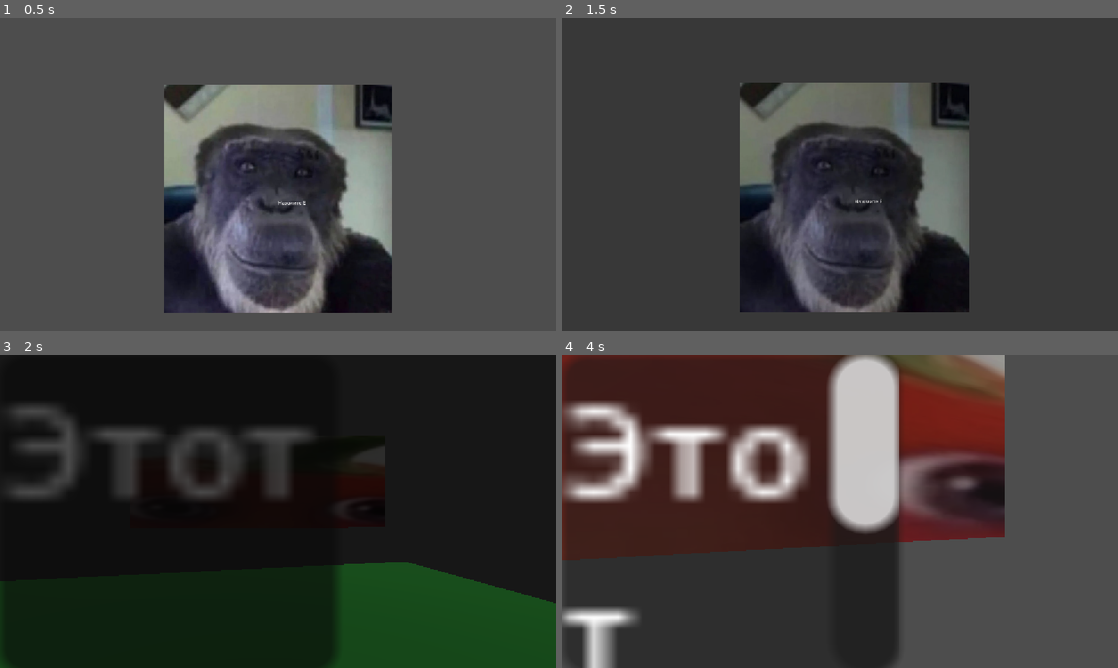
Above: before the commit, frames 1-4 (two rows, left to right).
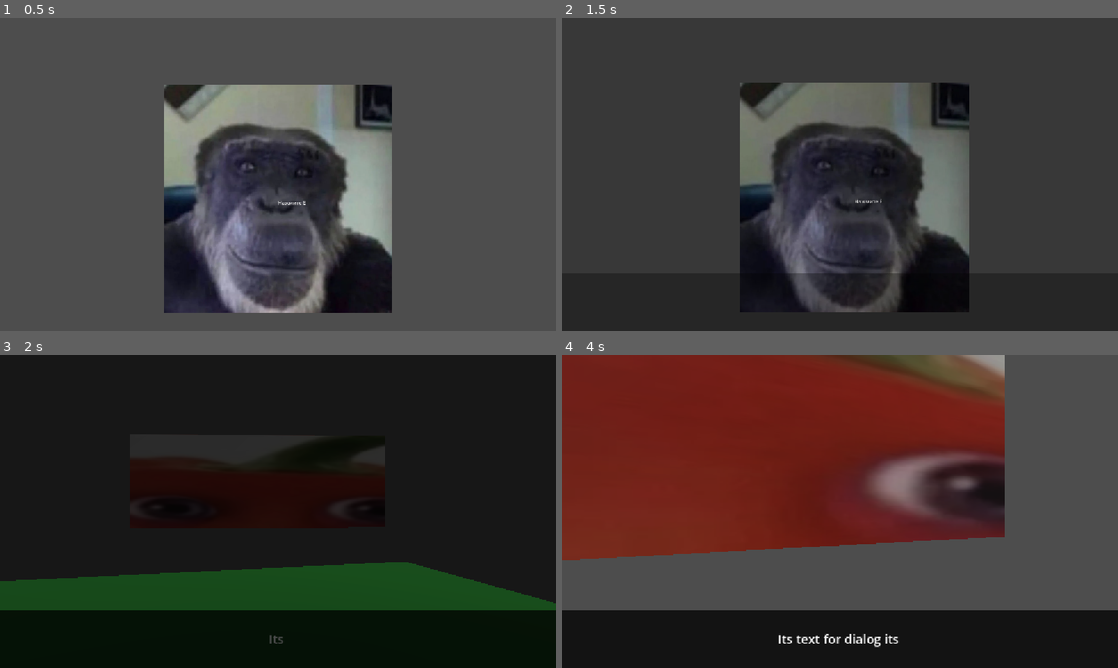
Above: after the commit, the same moments.

Repository: JustMan444/Game
Game: Godot game, scene res://scenes/будка_охраны.tscn
The game is run twice, just before and just after one commit, with the same random seed, the same clock (stepped at 60 frames per second) and the same inputs.
Inputs (mouse positions are in pixels of both pictures, inside the frame that each line leads up to):
- Up to frame 1 (0.5 s): no input
- Up to frame 2 (1.5 s): tap Enter (ui_accept) at 0.5 s; move the mouse to (962, 158) at 0.52 s; hold D (move_right) 0.53-1.28 s; hold F 0.53-1.28 s; tap E (interact) at 0.6 s; click (962, 158) at 0.67 s; tap Space (jump) at 0.77 s; move the mouse to (812, 174) at 1.27 s; hold W (move_forward) from 1.28 s (still down); tap F at 1.35 s; click (812, 174) at 1.42 s
- Up to frame 3 (2 s): keep holding W (move_forward); tap Space (jump) at 1.52 s; tap E (interact) at 1.55 s
- Up to frame 4 (4 s): keep holding W (move_forward); move the mouse to (851, 505) at 2.02 s; hold F 2.03-2.78 s; tap E (interact) at 2.1, 3.05 s; click (851, 505) at 2.17 s; move the mouse to (834, 517) at 2.77 s; tap F at 2.85 s; click (834, 517) at 2.92 s; tap Space (jump) at 3.02, 3.77 s; move the mouse to (878, 514) at 3.52 s; hold F from 3.53 s (still down); tap C at 3.6 s; click (878, 514) at 3.67 s

Frame 1 is identical in both runs. In frame 2, 1.1% of the frame differs, in the area x 41-61%, y 81-94%; in frame 3, 19%; in frame 4, 66%, in the area x 0-100%, y 0-100%.

Commit message:
БЛЯДИНА!
ЛАВАШ ГОВЯДИНА ТВОЯ МАМА БЛЯДИНА Я СДЕЛАЛ ТУПУЮ СИСТЕМУ СУБТИТРОВ КРУТО ЧТО Я ОДИН РУССКИЙ И Я МОГУ МАТЕРИТСЯ Я СДЕЛАЛ ЭТО Ghostbusters (From "Ghostbusters")

Diff:
--- a/project.godot
+++ b/project.godot
@@ -25,6 +25,7 @@
 Xdd="uid://cns5uddxvelpo"
 InputManager="*uid://boq0cxajgvyx3"
 TextManager="*uid://7lrbgbtndwps"
+Subtitle="*uid://cu6bx3e5dp6f4"
 
 [display]
 
--- a/scenes/SubtitleUI.tscn
+++ b/scenes/SubtitleUI.tscn
@@ -1,23 +1,29 @@
 [gd_scene format=3 uid="uid://chhmbxi8s4rxw"]
 
-[node name="глист мистер биста" type="Control" unique_id=475738139]
-layout_mode = 3
+[node name="глист мистер биста" type="CanvasLayer" unique_id=447447850]
+scale = Vector2(17.472242, 16.459978)
+transform = Transform2D(17.472242, 0, 0, 16.459978, 0, 0)
+
+[node name="Background" type="Panel" parent="." unique_id=444128182]
 anchors_preset = 15
 anchor_right = 1.0
 anchor_bottom = 1.0
+offset_top = 528.0
 grow_horizontal = 2
 grow_vertical = 2
-scale = Vector2(17.472242, 16.459978)
-
-[node name="Background" type="Panel" parent="." unique_id=444128182]
-layout_mode = 0
-offset_right = 40.0
-offset_bottom = 40.0
+metadata/_edit_use_anchors_ = true
 
 [node name="MarginContainer" type="MarginContainer" parent="Background" unique_id=1118411758]
-layout_mode = 0
-offset_right = 40.0
-offset_bottom = 40.0
+layout_mode = 1
+anchors_preset = 12
+anchor_top = 1.0
+anchor_right = 1.0
+anchor_bottom = 1.0
+offset_top = -120.0
+offset_bottom = -120.0
+grow_horizontal = 2
+grow_vertical = 0
+scale = Vector2(120, 120)
 
 [node name="RichTextLabel" type="RichTextLabel" parent="Background/MarginContainer" unique_id=467334705]
 layout_mode = 2
--- a/scripts/Player2D/player_2d.gd
+++ b/scripts/Player2D/player_2d.gd
@@ -24,10 +24,15 @@
 		velocity.y += gravity * delta
 	if Input.is_key_pressed(KEY_R):
 		GameManager.switch_to_scene("res://scenes/world.tscn")
+
 	# Прыжок
 	if Input.is_action_just_pressed("jump") and is_on_floor():
 		velocity.y = jump_velocity
-
+	if Input.is_key_pressed(KEY_F):
+		print("TEST")
+		#TextManager.show_text("Этот текст будет печататься медленно", 0.5, 10.0)
+		#TextManager.show_text("ffffff")
+		Subtitle.show_text("Its text for dialog its just test",0.1,15)
 	# Горизонтальное движение
 	var direction = Input.get_axis("move_left", "move_right")
 	if direction:
--- /dev/null
+++ b/scripts/Subtitle.gd
@@ -0,0 +1,106 @@
+extends Node
+
+var canvas: CanvasLayer = null
+var bg: ColorRect = null
+var label: Label = null
+var is_showing: bool = false
+var tween: Tween = null
+var _initialized: bool = false
+
+func _ensure_initialized():
+	if _initialized:
+		return
+	# Создаём CanvasLayer, чтобы текст всегда был поверх 2D и 3D миров
+	canvas = CanvasLayer.new()
+	canvas.layer = 10
+	get_tree().root.add_child.call_deferred(canvas)
+
+	# Ждём один кадр, чтобы Godot успел переварить новый слой
+	await get_tree().process_frame
+
+	# === НАСТРОЙКА ЧЁРНОЙ ПОЛОСЫ (ФОН) ===
+	bg = ColorRect.new()
+	bg.color = Color(0, 0, 0, 0.75) # Симпатичный полупрозрачный чёрный цвет
+
+	# Привязываем якоря намертво к НИЗУ экрана во всю ширину
+	bg.anchor_left = 0.0
+	bg.anchor_right = 1.0
+	bg.anchor_top = 1.0
+	bg.anchor_bottom = 1.0
+
+	# Задаём идеальные отступы: высота ровно 120 пикселей, лежит чётко на полу
+	bg.offset_left = 0
+	bg.offset_right = 0
+	bg.offset_top = -120 # Высота полосы уходит вверх от нижнего края экрана
+	bg.offset_bottom = 0
+
+	bg.modulate.a = 0.0
+	bg.mouse_filter = Control.MOUSE_FILTER_IGNORE
+	canvas.add_child(bg)
+
+	# === НАСТРОЙКА БЕГУЩЕЙ СТРОКИ (ТЕКСТ) ===
+	label = Label.new()
+	label.text = ""
+	label.horizontal_alignment = HORIZONTAL_ALIGNMENT_CENTER
+	label.vertical_alignment = VERTICAL_ALIGNMENT_CENTER
+
+	# Адаптивные якоря: текст занимает 100% пространства внутри чёрной полосы
+	label.anchor_left = 0.0
+	label.anchor_right = 1.0
+	label.anchor_top = 0.0
+	label.anchor_bottom = 1.0
+
+	# Отступы по краям полосы, чтобы текст не лип к границам экрана
+	label.offset_left = 40
+	label.offset_right = -40
+	label.offset_top = 10
+	label.offset_bottom = -10
+
+	# Включаем автоматический перенос длинных слов, чтобы текст не улетал вбок!
+	label.autowrap_mode = TextServer.AUTOWRAP_WORD_SMART
+
+	# Выкручиваем сочный хоррор-шрифт
+	label.add_theme_font_size_override("font_size", 26)
+	label.add_theme_color_override("font_color", Color.WHITE)
+	bg.add_child(label)
+
+	_initialized = true
+
+func show_text(text: String, speed: float = 0.04, duration: float = 2.0):
+	if not _initialized:
+		await _ensure_initialized()
+	if is_showing:
+		stop()
+	is_showing = true
+	label.text = ""
+	bg.modulate.a = 0.0
+	bg.show()
+
+	tween = create_tween()
+	tween.tween_property(bg, "modulate:a", 1.0, 0.2)
+	await tween.finished
+
+	for i in range(text.length()):
+		label.text += text[i]
+		if text[i] != " ":
+			await get_tree().create_timer(speed).timeout
+		else:
+			await get_tree().create_timer(speed * 0.3).timeout
+
+	await get_tree().create_timer(duration).timeout
+
+	tween = create_tween()
+	tween.tween_property(bg, "modulate:a", 0.0, 0.2)
+	await tween.finished
+	bg.hide()
+	is_showing = false
+
+func stop():
+	if tween and tween.is_valid():
+		tween.kill()
+	if bg:
+		bg.modulate.a = 0.0
+		bg.hide()
+	if label:
+		label.text = ""
+	is_showing = false
--- a/scripts/Text_Manager.gd
+++ b/scripts/Text_Manager.gd
@@ -4,6 +4,7 @@
 var text_label = null
 var panel = null
 var is_showing = false
+
 func _ready():
 	# Загружаем сцену
 	var scene = load("res://scenes/SubtitleUI.tscn")
@@ -18,33 +19,36 @@
 	# Теперь ищем узлы (они уже в дереве)
 	panel = subtitle_instance.get_node("Background")
 	text_label = subtitle_instance.get_node("Background/MarginContainer/RichTextLabel")
+	var margin_container = subtitle_instance.get_node("Background/MarginContainer")
 
-	if panel:
+	if panel and text_label and margin_container:
 		panel.modulate.a = 0.0
+
+		# === ВСТРОЕННАЯ ИДЕАЛЬНАЯ АДАПТИВНОСТЬ GODOT 4 ===
+		# Сбрасываем кривые масштабы из инспектора
+		panel.scale = Vector2.ONE
+		margin_container.scale = Vector2.ONE
+		text_label.scale = Vector2.ONE
+
+		# 1. Заставляем плашку Background встать намертво вниз экрана во всю ширину
+		panel.set_anchors_and_offsets_preset(Control.PRESET_BOTTOM_WIDE)
+		panel.size.y = 120 # Жестко задаем высоту полосы субтитров в пикселях
+
+		# 2. Заставляем MarginContainer полностью растянуться во весь родительский Background
+		margin_container.set_anchors_and_offsets_preset(Control.PRESET_FULL_RECT)
+
+		# Настройки самого текста
+		text_label.fit_content = false
+		text_label.autowrap_mode = TextServer.AUTOWRAP_WORD_SMART
+		text_label.add_theme_font_size_override("normal_font_size", 24) # Нормальный шрифт субтитров
+
+		print("Text_Manager: Система адаптивного UI через встроенные пресеты Godot 4 запущена!")
 	else:
-		print("Text_Manager: ОШИБКА! Нода Background не найдена внутри SubtitleUI.tscn!")
-#func _ready():
-	## Загружаем сцену отложенно, чтобы избежать конфликта а
-	#var scene = load("res://scenes/SubtitleUI.tscn")
-	#subtitle_instance = scene.instantiate()
-	#
-	## Добавляем отложенно
-	#get_tree().root.add_child.call_deferred(subtitle_instance)
-	#
-	## Ждём один кадр, чтобы узлы успели создаться
-	#await get_tree().process_frame
-	#
-	## Ищем узлы по правильным путям (проверь структуру!)
-	#panel = subtitle_instance.get_node("Background")
-	#text_label = subtitle_instance.get_node("Background/MarginContainer/RichTextLabel")
-	#
-	#if panel:
-		#panel.modulate.a = 0.0
-	#else:
-		#print("Text_Manager: Panel не найден!")
+		print("Text_Manager: КРИТИЧЕСКАЯ ОШИБКА ИНИЦИАЛИЗАЦИИ УЗЛОВ!")
+
+
 
 func show_text(text: String, speed: float = 0.05, duration: float = 2.0):
-
 	if not panel or not text_label:
 		print("Text_Manager: узлы не инициализированы")
 		return
@@ -52,14 +56,18 @@
 		stop()
 	is_showing = true
 	text_label.text = ""
+
 	var tween = create_tween()
 	tween.tween_property(panel, "modulate:a", 1.0, 0.2)
 	await tween.finished
+
 	for i in range(text.length()):
 		text_label.text += text[i]
 		if text[i] != " ":
 			await get_tree().create_timer(speed).timeout
+
 	await get_tree().create_timer(duration).timeout
+
 	tween = create_tween()
 	tween.tween_property(panel, "modulate:a", 0.0, 0.2)
 	await tween.finished
Not shown, changed: exsports/index.png.import
Not shown, added: scripts/Subtitle.gd.uid
Not shown, added: exsports/Fshshsh.zip
Not shown, removed: exsports/Game FIX.zip
Not shown, changed: exsports/index.html
Not shown, changed: exsports/index.pck
